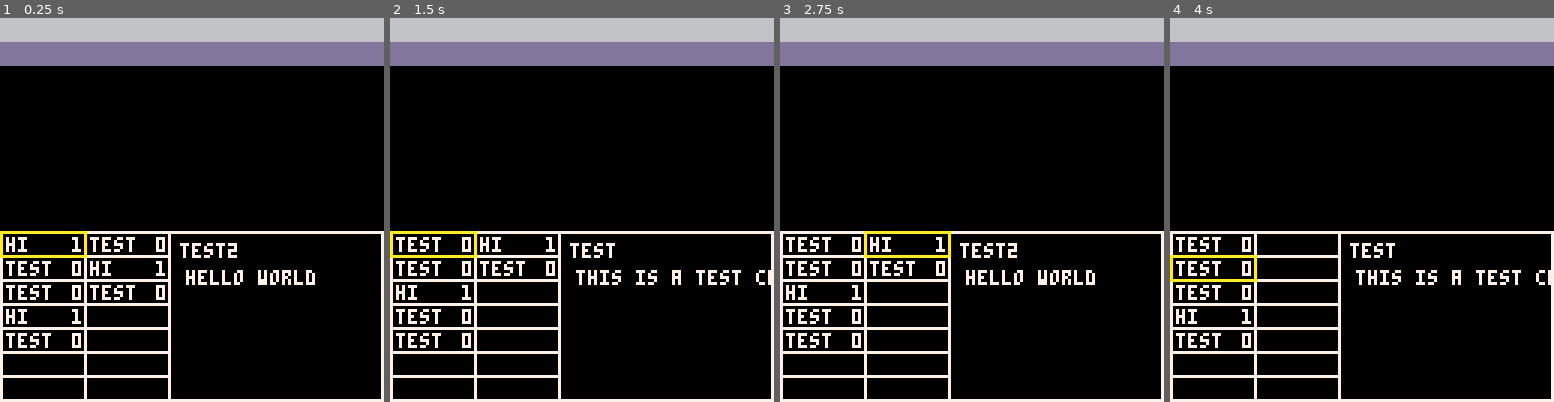
Above: before the commit, frames 1-4 (left to right).
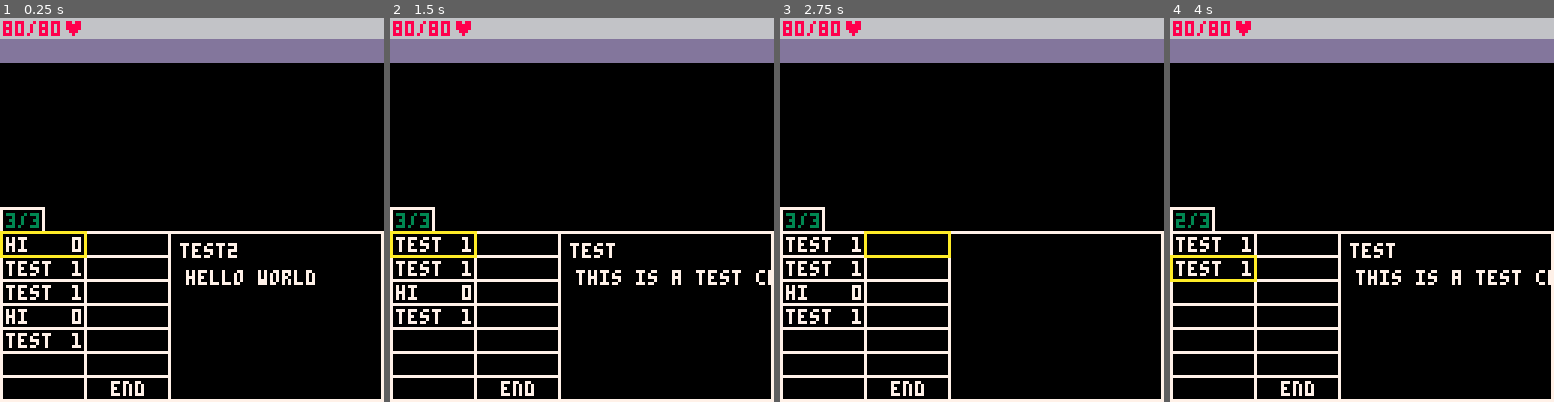
Above: after the commit, the same moments.

Repository: tm44rest/p8-cardgame
Game: PICO-8 cartridge cardgame.p8
Same seed, same stepped clock (60 frames per second), same inputs: the game is played once before the commit and once after it.
Inputs:
- Up to frame 1 (0.25 s): no input
- Up to frame 2 (1.5 s): tap X (X key) at 0.33, 1.07 s; tap O (Z key) at 0.7 s
- Up to frame 3 (2.75 s): hold Right 1.6-2.1 s; tap O (Z key) at 1.7, 2.1, 2.5 s; tap X (X key) at 1.85 s; hold Up 2.15-2.42 s; hold Right from 2.47 s (still down)
- Up to frame 4 (4 s): tap O (Z key) at 2.9, 3.3, 3.7 s; tap X (X key) at 2.97 s; release Right at 3.03 s; hold Left 3.08-3.58 s; hold Down 3.63-3.97 s

The runs differ from the first frame. In frame 1, 3.6% of the frame differs, in the area x 0-100%, y 0-99%; in frame 2, 3.5%; in frame 3, 4.3%; in frame 4, 3.4%.

Commit message:
introduce basic turn start/end

Diff:
--- a/buttons.lua
+++ b/buttons.lua
@@ -1,3 +1,5 @@
+-- give buttons a draw fn that is drawn when they arent selected...
+-- then you don't need that horrendous garbage inside of the combat controller lmao
 buttons = {}
 
 button = {}
@@ -52,16 +54,14 @@
       if i < 5 then
         local c = hand[i+1]
         if c then
-          play_card(c)
+          c:play()
         end
       end
     end
     local b = create_button(f,e)
-    b.effect = function ()
-
-    end
     add(menu, b)
   end
+  -- duplicated; refactor
   for i=0,6 do
     local f = function ()
       rect(28,71+8*i,56,79+8*i,10)
@@ -78,8 +78,13 @@
       if i < 5 then
         local c = hand[i+6]
         if c then
-          c:effect()
+          c:play()
         end
+      elseif i == 6 then
+        for c in all(hand) do
+          c:discard()
+        end
+        enemy_turn_init()
       end
     end
     local b = create_button(f,e)
--- a/cardgame.p8
+++ b/cardgame.p8
@@ -7,6 +7,9 @@
 #include controllers.lua
 #include cards.lua
 #include buttons.lua
+#include encounters.lua
+#include monsters.lua
+#include player.lua
 
 __gfx__
 00000000000000000000000000000000000000000000000000000000000000000000000000000000000000000000000000000000000000000000000000000000
--- a/cards.lua
+++ b/cards.lua
@@ -3,6 +3,7 @@
 -- also this is absolutely flooding the global namespace LOL
 cardtypes = {}
 cards = {}
+card_id = 0
 
 -- default card object
 default = {}
@@ -10,6 +11,20 @@
 default.abbreviation = "unimp"
 default.description = "unimplemented"
 default.cost = -1
+function default:discard()
+  del(hand,self)
+  add(discard,self)
+end
+function default:play()
+  if self.cost <= player_curenergy then
+    player_curenergy -= self.cost
+    self:effect()
+    -- only discard if played from hand
+    if del(hand,self) then add(discard,self) end
+  else
+    -- mean sound effect
+  end
+end
 
 function new_cardtype(type, rarity)
   -- type:
@@ -40,18 +55,12 @@
   return crd
 end
 
-function play_card(card)
-  card:effect()
-  -- if card is played from hand, discard it
-  if del(hand,card) then add(discard,card) end
-end
-
 -- test cards
 test = new_cardtype(0,1)
 test.name = "test"
 test.abbreviation = "test"
 test.description = "this is a test card"
-test.cost = 0
+test.cost = 1
 function test:effect()
   sfx(0)
 end
@@ -60,7 +69,11 @@
 test2.name = "test2"
 test2.abbreviation = "hi"
 test2.description = "hello world"
-test2.cost = 1
+test2.cost = 0
 function test2:effect()
   sfx(1)
 end
+
+-- shuffle any table, but used for draw pile primarily
+function shuffle(t)
+end
--- a/controllers.lua
+++ b/controllers.lua
@@ -17,32 +17,30 @@
   print("card game :)", 32, 40)
 end
 
+-- potentially break combat update fn into player turn vs enemy turn
 combat = {}
 function combat:init()
   -- create menu buttons
   menu = create_menu_buttons()
   selected = menu[1]
-
-  -- testing features of the hand
-  hand = {}
-  discard = {}
-  card_id = 0
-  for i=0,7 do
-    if i % 3 == 0 then
-      add(hand,create_card(test2))
-    else
-      add(hand,create_card(test))
-    end
+  for c in all(deck) do
+    add(draw,c)
   end
+  shuffle(draw)
+  player_turn_init()
 end
 function combat:update()
-  if btnp(0) then selected:move(0)
-  elseif btnp(1) then selected:move(1)
-  elseif btnp(2) then selected:move(2)
-  elseif btnp(3) then selected:move(3)
-  end
-  if btnp(4) then selected:press(4)
-  elseif btnp(5) then selected:press(5)
+  if player_turn then
+    if btnp(0) then selected:move(0)
+    elseif btnp(1) then selected:move(1)
+    elseif btnp(2) then selected:move(2)
+    elseif btnp(3) then selected:move(3)
+    end
+    if btnp(4) then selected:press(4)
+    elseif btnp(5) then selected:press(5)
+    end
+  else --enemy turn
+    player_turn_init()
   end
 end
 function combat:draw()
@@ -60,13 +58,15 @@
   for j=0,5 do
     line(0,79+j*8,56,79+j*8,7)
   end
+  rect(0,63,14,71,7)
+
   -- character info + relic bars
-  rectfill(0,0,127,7,6)
-  rectfill(0,8,127,15,13)
+  rectfill(0,0,127,6,6)
+  rectfill(0,7,127,14,13)
 
   -- draw hand
   for n,c in pairs(hand) do
-    -- clean this up
+    -- clean this up, put default draw fn into buttons
     if n < 6 then
       print(c.abbreviation,2,65+n*8,7)
       print(c.cost,24,65+n*8,7)
@@ -75,8 +75,29 @@
       print(c.cost,52,65+(n-5)*8,7)
     end
   end
+  print("end",37,121,7)
+
+  -- draw character stats
+  print(player_curhp .. "/" .. player_maxhp .. "♥",1,1,8)
+  print(player_curenergy .. "/" .. player_maxenergy,2,65,3)
 
   -- draw menu button
   selected.draw()
 
 end
+
+function player_turn_init()
+  player_turn = true
+  player_curenergy = player_maxenergy
+  for i=0,4 do
+    local c = draw_card()
+    if c == nil then
+      reshuffle_discard()
+      draw_card()
+    end
+  end
+end
+
+function enemy_turn_init()
+  player_turn = false
+end
--- /dev/null
+++ b/player.lua
@@ -0,0 +1,41 @@
+-- can probably be refactored to share default functions/values with monsters,
+-- but worry about that later
+
+player_maxhp = 80
+player_curhp = 80
+player_maxenergy = 3
+player_curenergy = 3
+deck = {}
+draw = {}
+discard = {}
+exhaust = {}
+hand = {}
+
+-- testing features of the hand
+for i=0,12 do
+  if i % 3 == 0 then
+    add(deck,create_card(test2))
+  else
+    add(deck,create_card(test))
+  end
+end
+
+function draw_card()
+  local c = draw[1]
+  -- if draw pile is not empty
+  if c then
+    add(hand,c)
+    del(draw,c)
+  end
+  return c
+end
+
+function reshuffle_discard()
+  if count(discard) > 0 then
+    for c in all(discard) do
+      add(draw,c)
+      del(discard,c)
+    end
+    shuffle(draw)
+  end
+end
Empty file added: encounters.lua
Empty file added: monsters.lua
